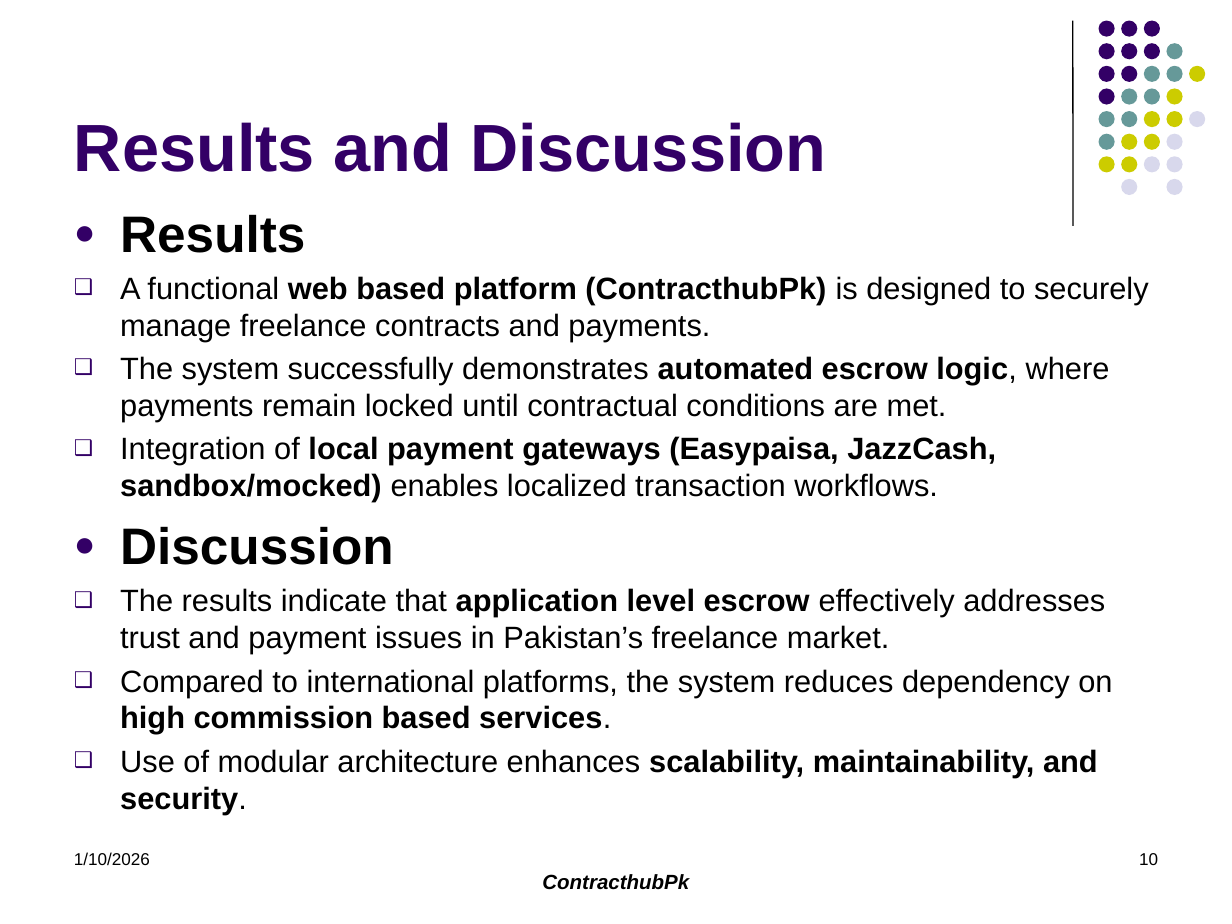
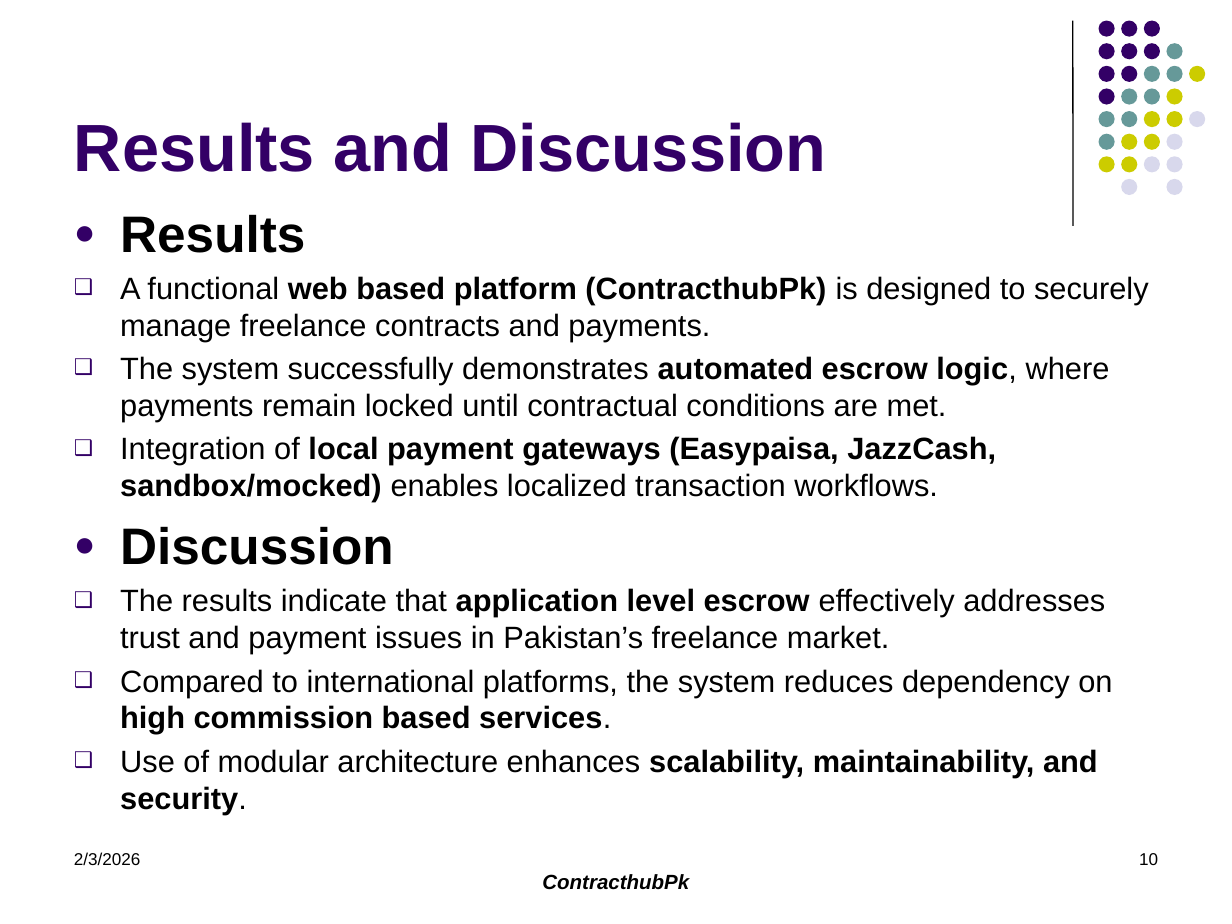
Before and after one commit to MuhammadSarfrazAfzal/Fyp-ContracthubPK, a slide deck: slide 10 of Documentation/Fyp Proposal/ContracthubPK Proposal Defence.pptx. Drawn at 1232x924 pixels with LibreOffice and Linux fonts; fonts in the diff are those of the drawing. Boxes give left, top, right and bottom in pixels: in the first picture for what was removed or moved away, otherwise in the second. Text is boxed around its words. In the diff, an @@ line names an element or a change of style, - is before the commit and + after.

```diff
--- a/Documentation/Fyp Proposal/ContracthubPK Proposal Defence.pptx
+++ b/Documentation/Fyp Proposal/ContracthubPK Proposal Defence.pptx
@@ text at box(74, 852, 140, 865): text changed @@
-1/10/2026
+2/3/2026
```
Also in this commit, not shown: 11 other slides changed, 4 other files.
